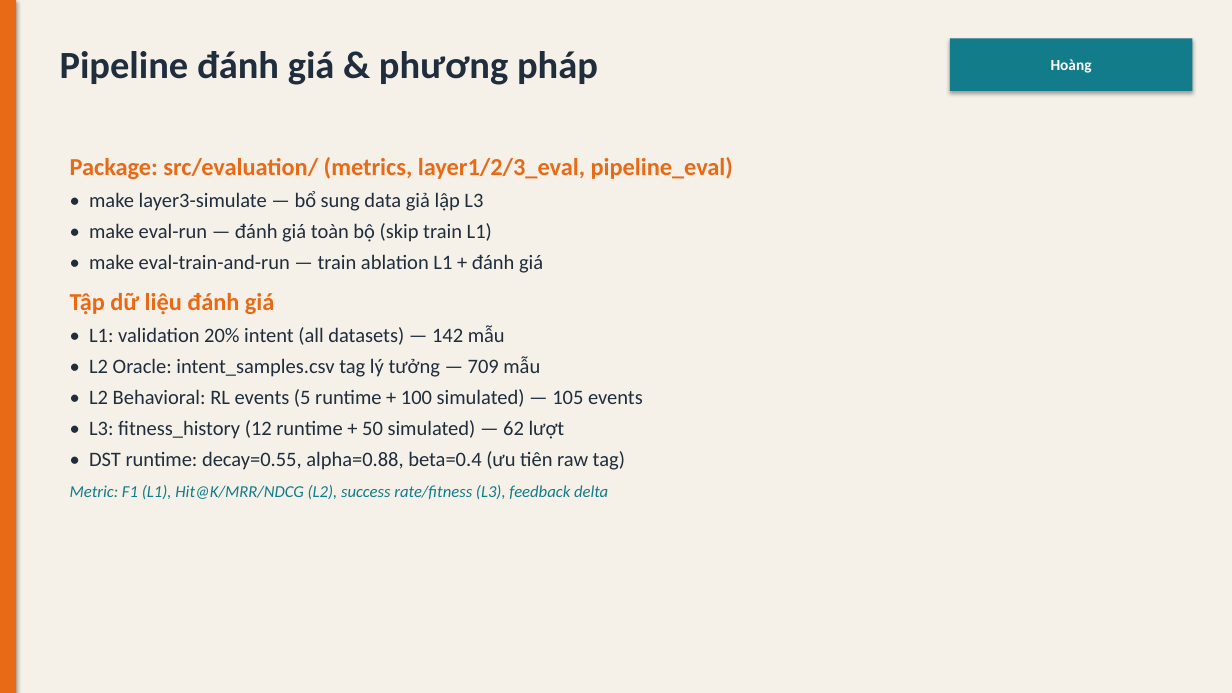
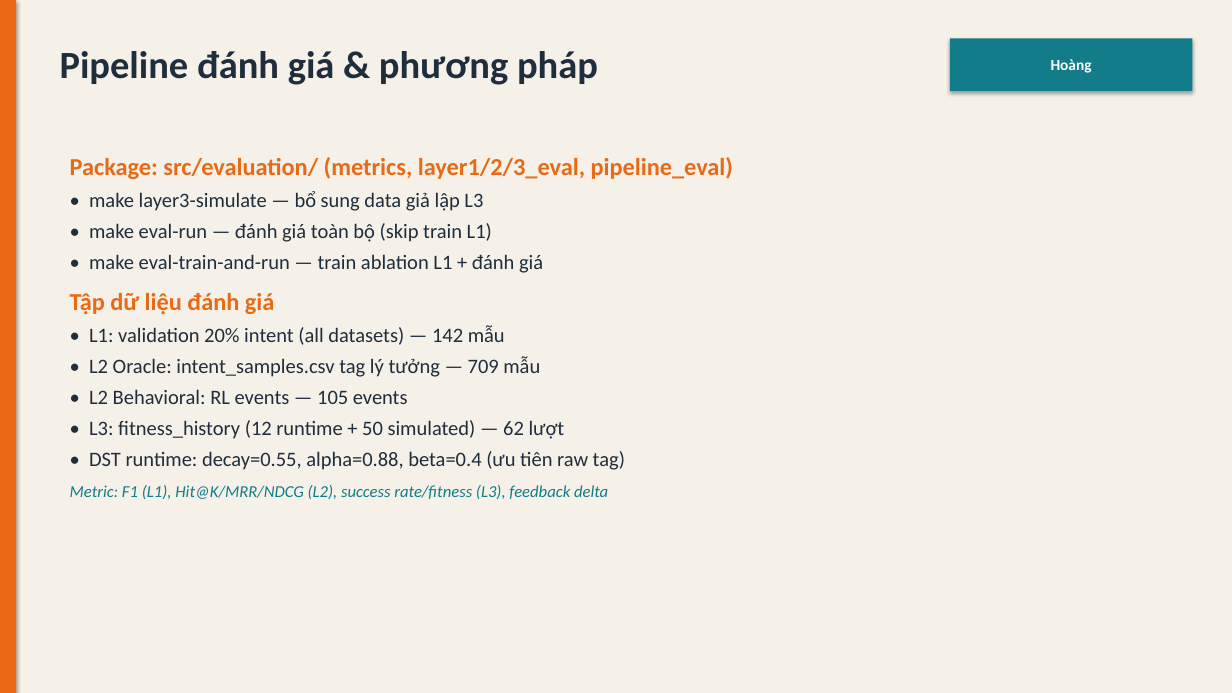
Before and after one commit to quac17/food-moo-duu, a slide deck: slide 19 of docs/food_moo_duu_slides.pptx. Drawn at 1232x693 pixels with LibreOffice and Linux fonts; fonts in the diff are those of the drawing. Boxes give left, top, right and bottom in pixels: in the first picture for what was removed or moved away, otherwise in the second. Text is boxed around its words. In the diff, an @@ line names an element or a change of style, - is before the commit and + after.

```diff
--- a/docs/food_moo_duu_slides.pptx
+++ b/docs/food_moo_duu_slides.pptx
@@ text at (89, 389, 408, 404): text changed @@
-• L2 Behavioral: RL events (5 runtime + 100 simulated) — 105 events
+• L2 Behavioral: RL events — 105 events
```
Also in this commit, not shown: 6 other slides changed, 35 other files.
